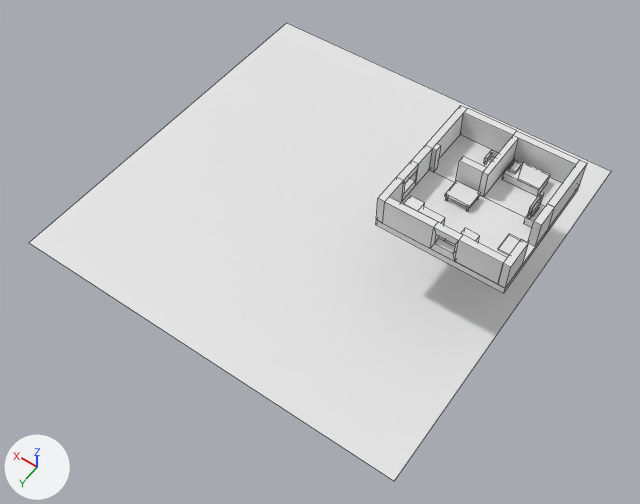
One commit to the FBX model ImportableTextures/homeTalo.fbx: the scene before it, then after it.
Both versions are drawn from a 50 mm camera at (-26.6, 69.9, 85.4) aimed at (16.9, 8.9, -10.5). The lights are fixed; the arrows at lower left show +X, +Y and +Z. Mesh edges are drawn as thin lines. Where no turn or scale is listed for an object, it has been applied to the vertices. Vertices at the same position are counted once.

The first picture shows 'talo'.
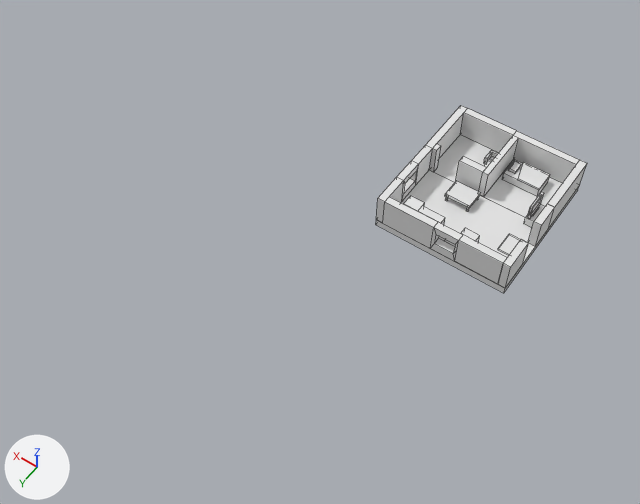
Location of each change, [x1, y1, x2, y2] in pixels of the pictures (640 x 504 px):
'talo', reshaped (64% narrower, 59% shorter)
    before: [29, 23, 611, 481]
    after: [376, 106, 587, 293]
part 1 of me_cube_010, deleted
    before: [29, 23, 611, 481]

The change, as a list of edits to the scene's bpy script:
```text
Change me_cube_010:
    where me_cube_010.from_pydata(...)  # 343 vertices, 227 faces; spans x -9.0..51.4, y -29.4..30.5, z -11.5..5.0
    used by ob_talo; location = (0.0, 0.0, 0.0)
    me_cube_010 part 1: the loose piece of 4 vertices spanning x -9.0..51.4, y -29.4..30.5, z -11.5 is deleted
    remove me_cube_010.materials.append(mat_tausta)  # white #e7e7e7
```
